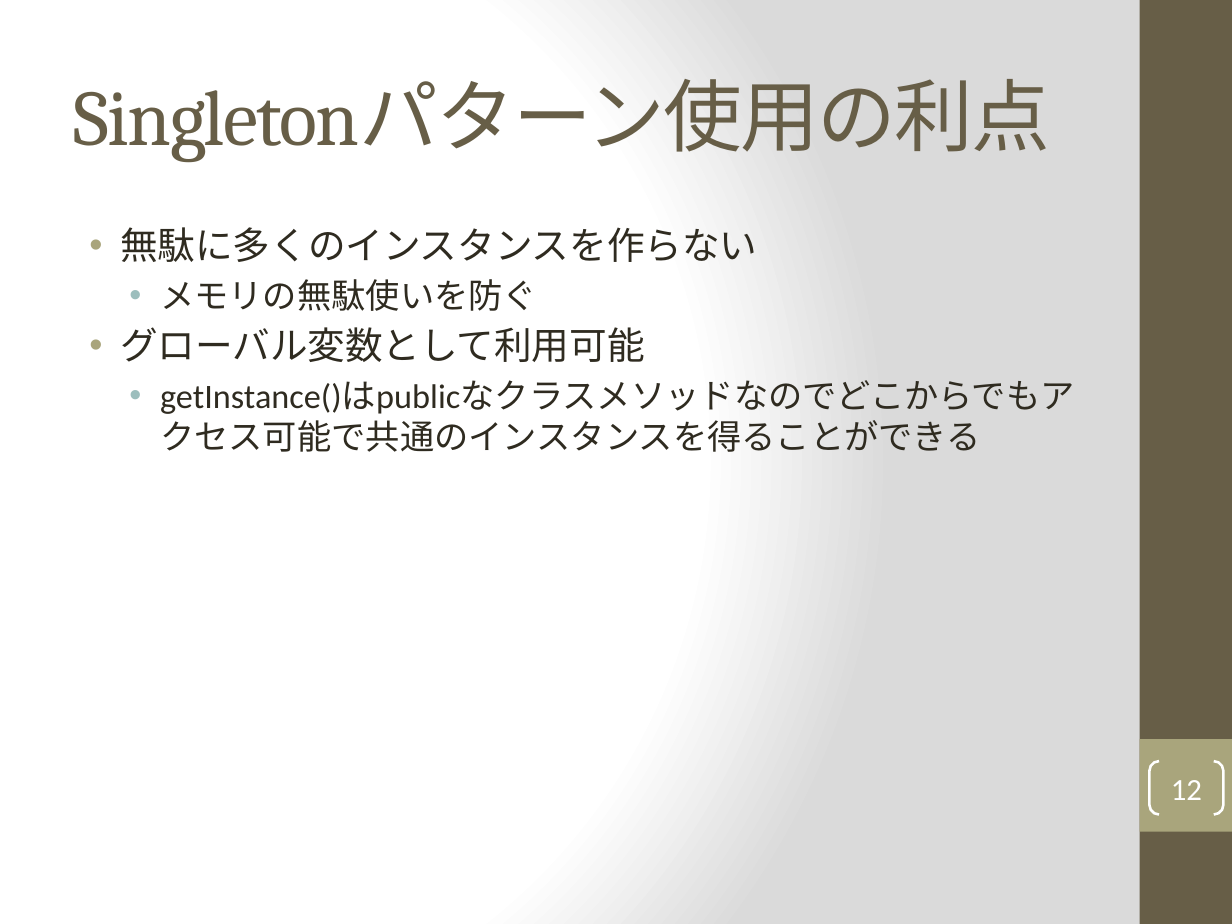
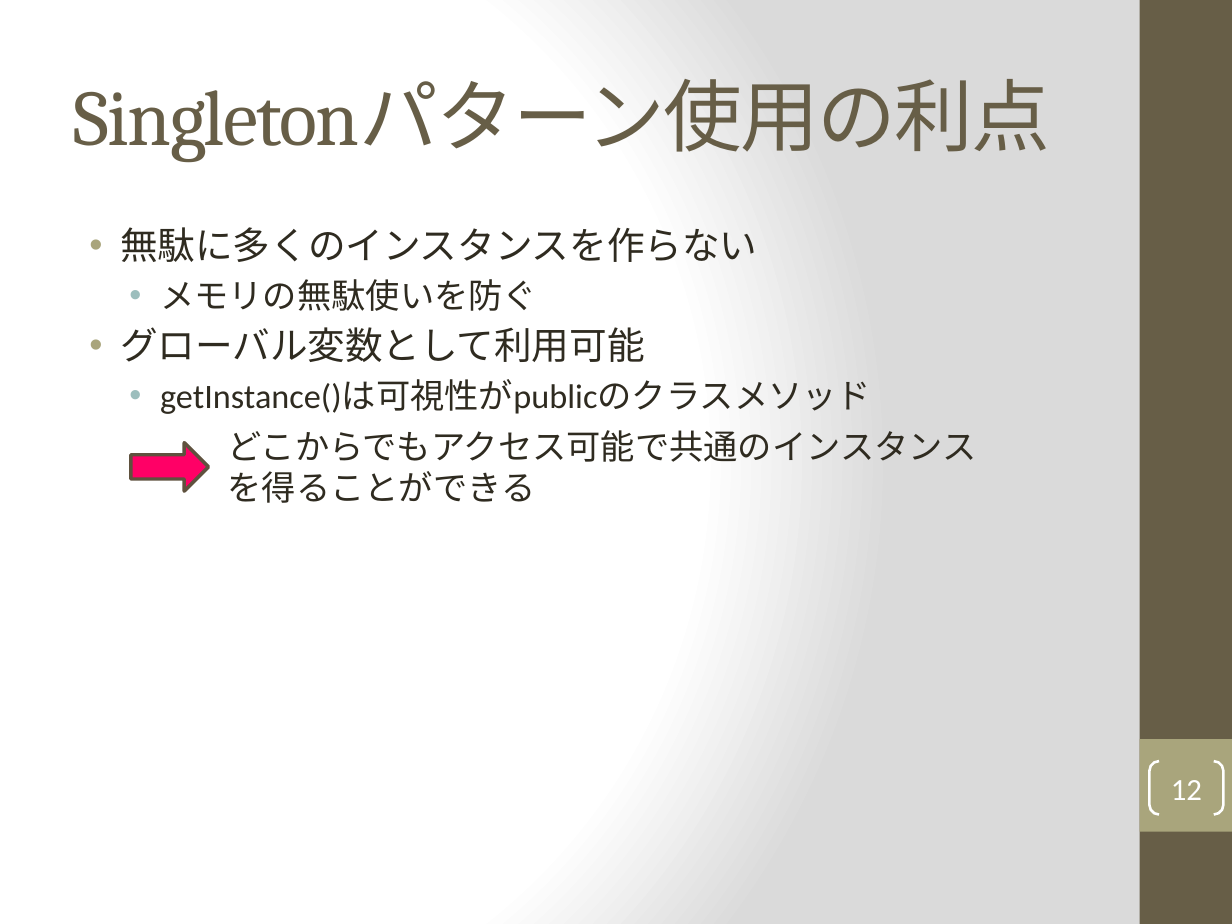
Before and after one commit to Shun40/Seminar-2, a slide deck: slide 12 of Seminar2_slide.pptx. Drawn at 1232x924 pixels with LibreOffice and Linux fonts; fonts in the diff are those of the drawing. Boxes give left, top, right and bottom in pixels: in the first picture for what was removed or moved away, otherwise in the second. Text is boxed around its words. In the diff, an @@ line names an element or a change of style, - is before the commit and + after.

```diff
--- a/Seminar2_slide.pptx
+++ b/Seminar2_slide.pptx
@@ text at (160, 380, 871, 414): text changed @@
-  • getInstance()はpublicなクラスメソッドなのでどこからでもアクセス可能で共通のインスタンスを得ることができる
+  • getInstance()は可視性がpublicのクラスメソッド
@@ right arrow added at (131, 442, 208, 490), fill #FF0066, outline #5F513E 2 pt @@
@@ text added at (228, 430, 977, 503), 20 pt, text #2F2B20 @@
+  どこからでもアクセス可能で共通のインスタンスを得ることができる
```
Also in this commit, not shown: 5 other slides changed.
